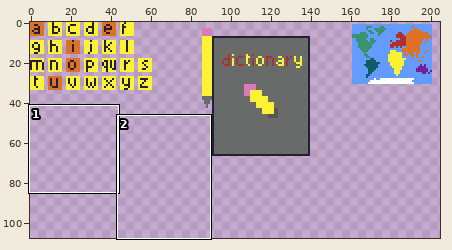
Pixel-art file -- aseprite_art/fundations_board.aseprite. Above, an overview of the earlier version with the close-up marked.
Close-up. As it was:
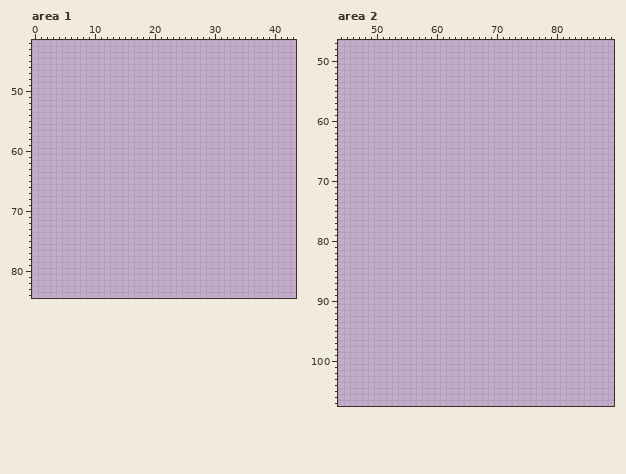
300x300 pixels, 1 frame. Colours within 5 levels of each other are drawn and written as one. Shown: area 1: x 0..43, y 42..84; area 2: x 44..89, y 47..107. The wide view leaves out empty margins.
The same view after the edit:
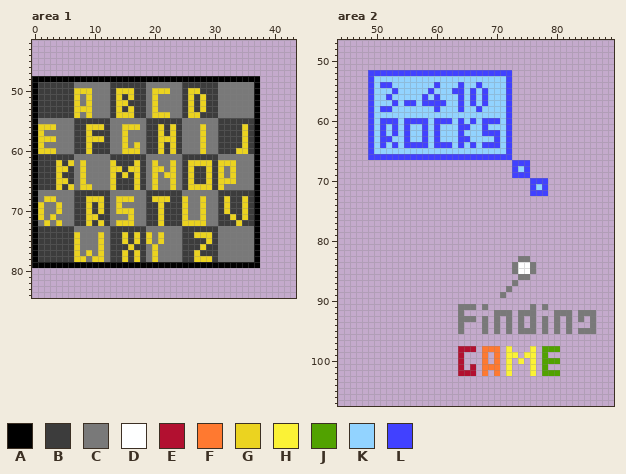
Palette (. is transparent): A #000000  B #3c3c3c  C #797979  D #feffff  E #b21030  F #ff7930  G #ebd320  H #fbf236  J #51a200  K #92d3ff  L #4141ff
Edits made:
Changed rows in their new state; - is an unchanged pixel.
Area 1, layers "Layer 3", "Layer 1":
first column x 0:
48 AAAAAAAAAAAAAAAAAAAAAAAAAAAAAAAAAAAAAA
49 ABBBBBBCCCCCCBBBBBBCCCCCCBBBBBBCCCCCCA
50 ABBBBBBGGGCCCBGGGBBCGGGCCBGGBBBCCCCCCA
51 ABBBBBBGCGCCCBGBGBBCGCCCCBGBGBBCCCCCCA
52 ABBBBBBGCGCCCBGGBBBCGCCCCBGBGBBCCCCCCA
53 ABBBBBBGGGCCCBGBGBBCGCCCCBGBGBBCCCCCCA
54 ABBBBBBGCGCCCBGGGBBCGGGCCBGGBBBCCCCCCA
55 ACCCCCCBBBBBBCCCCCCBBBBBBCCCCCCBBBBBBA
56 AGGGCCCBBGGGBCCGGGCBBGBGBCCCGCCBBBBGBA
57 AGCCCCCBBGBBBCCGCCCBBGBGBCCCGCCBBBBGBA
58 AGGGCCCBBGGGBCCGCCCBBGGGBCCCGCCBBBBGBA
59 AGCCCCCBBGBBBCCGCGCBBGBGBCCCGCCBBBBGBA
60 AGGGCCCBBGBBBCCGGGCBBGBGBCCCGCCBBBGGBA
61 ABBBBBBCCCCCCBBBBBBCCCCCCBBBBBBCCCCCCA
62 ABBBGBGCGCCCCGBBBGBCGCCGCBGGGGBGGGCCCA
63 ABBBGGBCGCCCCGGBGGBCGGCGCBGBBGBGCGCCCA
64 ABBBGBBCGCCCCGBGBGBCGCGGCBGBBGBGCGCCCA
65 ABBBGGBCGCCCCGBBBGBCGCCGCBGBBGBGGGCCCA
66 ABBBGBGCGGCCCGBBBGBCGCCGCBGGGGBGCCCCCA
67 ACCCCCCBBBBBBCCCCCCBBBBBBCCCCCCBBBBBBA
68 ACGGCCCBBGGGBCGGGCCBGGGBBGCCGCCBGBBGBA
69 AGCCGCCBBGBGBCGCCCCBBGBBBGCCGCCBGBBGBA
70 AGCCGCCBBGBGBCGGGCCBBGBBBGCCGCCBGBBGBA
71 AGCGCCCBBGGBBCCCGCCBBGBBBGCCGCCBBGBGBA
72 ACGCGCCBBGBGBCGGGCCBBGBBBGGGGCCBBBGBBA
73 ABBBBBBCCCCCCBBBBBBCCCCCCBBBBBBCCCCCCA
74 ABBBBBBGCCCGCBBGBGBGCGCCCBBGGGBCCCCCCA
75 ABBBBBBGCCCGCBBGBGBGCGCCCBBBBGBCCCCCCA
76 ABBBBBBGCCCGCBBBGBBCGCCCCBBBGBBCCCCCCA
77 ABBBBBBGCGCGCBBGBGBCGCCCCBBGBBBCCCCCCA
78 ABBBBBBGGCGGCBBGBGBCGCCCCBBGGGBCCCCCCA
79 AAAAAAAAAAAAAAAAAAAAAAAAAAAAAAAAAAAAAA
Area 2, layers "Layer 3", "Layer 1", "Layer 2":
first column x 49:
 52 LLLLLLLLLLLLLLLLLLLLLLLL------
 53 LKKKKKKKKKKKKKKKKKKKKKKL------
 54 LKLLKKKKKKKLKKKLKKLKKKKL------
 55 LKKKLKKKKKLKKKLLKLKLKKKL------
 56 LKKLKKKKKLKLKKKLKLKLKKKL------
 57 LKKKLKLLKLLLLKKLKLKLKKKL------
 58 LKLLKKKKKKKLKKKLKKLKKKKL------
 59 LKKKKKKKKKKKKKKKKKKKKKKL------
 60 LKLLLKLLLLKLLLKLKLKLLLKL------
 61 LKLKLKLKKLKLKKKLLKKLKKKL------
 62 LKLKLKLKKLKLKKKLKKKLLLKL------
 63 LKLLKKLKKLKLKKKLLKKKKLKL------
 64 LKLKLKLLLLKLLLKLKLKLLLKL------
 65 LKKKKKKKKKKKKKKKKKKKKKKL------
 66 LLLLLLLLLLLLLLLLLLLLLLLL------
 67 ------------------------LLL---
 68 ------------------------LKL---
 69 ------------------------LLL---
 70 ---------------------------LLL
 71 ---------------------------LKL
 72 ---------------------------LLL
first column x 64:
 83 ----------CC-----------
 84 ---------CDDC----------
 85 ---------CDDC----------
 86 ----------CC-----------
 87 ---------C-------------
 88 --------C--------------
 89 -------C---------------
 91 CCC-C-------C-C--------
 92 C-----CCC-CCC---CCC-CCC
 93 CCC-C-C-C-C-C-C-C-C-C-C
 94 C---C-C-C-C-C-C-C-C---C
 95 C---C-C-C-CCC-C-C-C-CCC
 98 EEE-FFF-H---H-JJJ------
 99 E---F-F-HH-HH-J--------
100 E---F-F-H-H-H-JJJ------
101 E-E-FFF-H---H-J--------
102 EEE-F-F-H---H-JJJ------
Where, in picture pixels (left, top, right, bottom), the same in both close-ups:
added: (32, 76, 260, 268)
added: (368, 70, 548, 196)
added: (458, 256, 596, 376)
